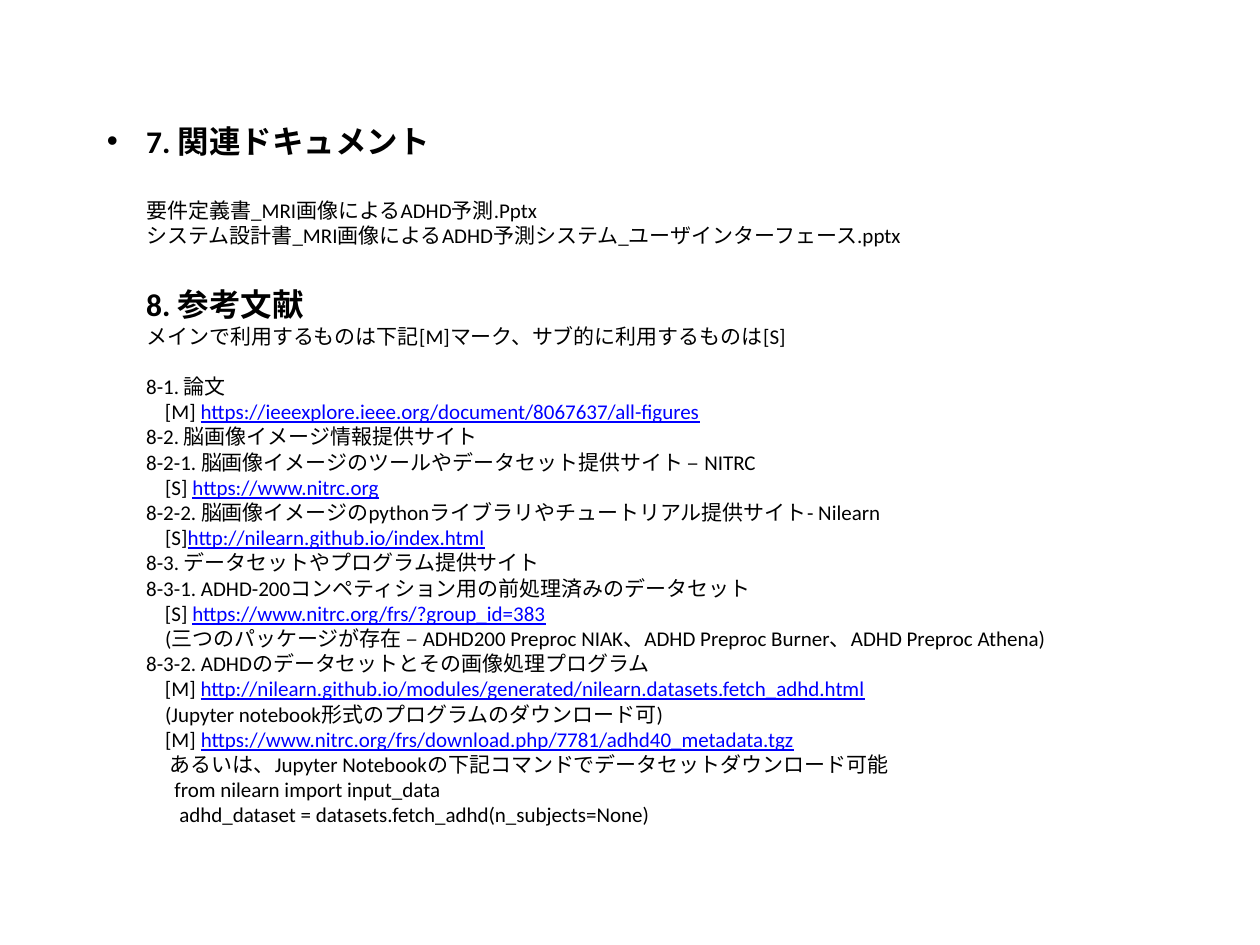
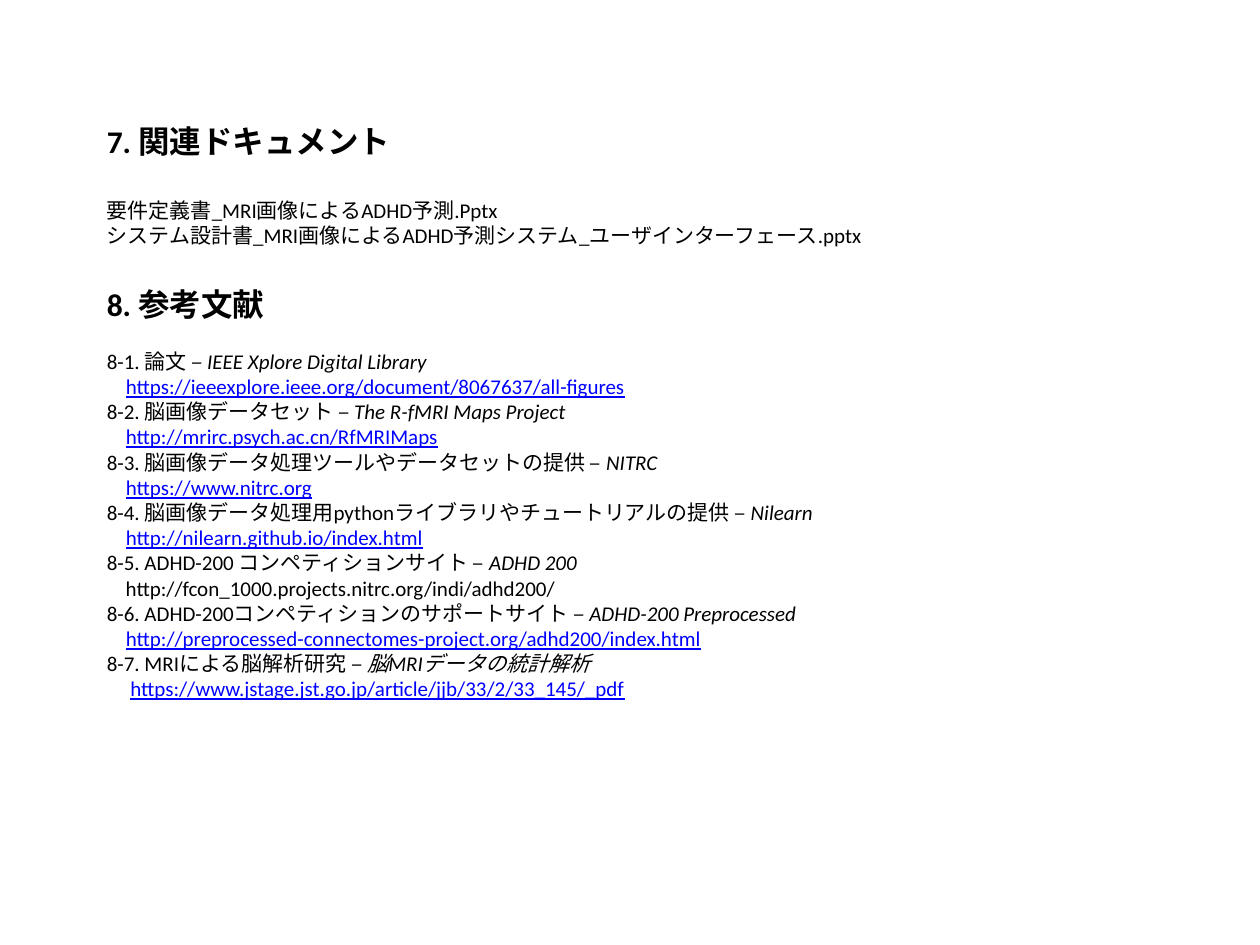
Before and after one commit to yasuyukiokubo/DiveIntoCode, a slide deck: slide 10 of presentation/システム設計書_MRI画像によるADHD予測システム_学習モデル.pptx. Drawn at 1260x945 pixels with LibreOffice and Linux fonts; fonts in the diff are those of the drawing. Boxes give left, top, right and bottom in pixels: in the first picture for what was removed or moved away, otherwise in the second. Text is boxed around its words. In the diff, an @@ line names an element or a change of style, - is before the commit and + after.

```diff
--- a/presentation/システム設計書_MRI画像によるADHD予測システム_学習モデル.pptx
+++ b/presentation/システム設計書_MRI画像によるADHD予測システム_学習モデル.pptx
@@ title at box(107, 126, 861, 700): text changed @@
-• 7. 関連ドキュメント
-  要件定義書_MRI画像によるADHD予測.Pptx
-  システム設計書_MRI画像によるADHD予測システム_ユーザインターフェース.pptx
-  8. 参考文献
-  メインで利用するものは下記[M]マーク、サブ的に利用するものは[S]
-  8-1. 論文
-  [M] https://ieeexplore.ieee.org/document/8067637/all-figures
-  8-2. 脳画像イメージ情報提供サイト
-  8-2-1. 脳画像イメージのツールやデータセット提供サイト – NITRC
-  [S] https://www.nitrc.org
-  8-2-2. 脳画像イメージのpythonライブラリやチュートリアル提供サイト- Nilearn
-  [S]http://nilearn.github.io/index.html
-  8-3. データセットやプログラム提供サイト
-  8-3-1. ADHD-200コンペティション用の前処理済みのデータセット
-  [S] https://www.nitrc.org/frs/?group_id=383
-  (三つのパッケージが存在 – ADHD200 Preproc NIAK、ADHD Preproc Burner、ADHD Preproc Athena)
-  8-3-2. ADHDのデータセットとその画像処理プログラム
-  [M] http://nilearn.github.io/modules/generated/nilearn.datasets.fetch_adhd.html
-  (Jupyter notebook形式のプログラムのダウンロード可)
-  [M] https://www.nitrc.org/frs/download.php/7781/adhd40_metadata.tgz
-  あるいは、Jupyter Notebookの下記コマンドでデータセットダウンロード可能
-  from nilearn import input_data
-  adhd_dataset = datasets.fetch_adhd(n_subjects=None)
+7. 関連ドキュメント
+要件定義書_MRI画像によるADHD予測.Pptx
+システム設計書_MRI画像によるADHD予測システム_ユーザインターフェース.pptx
+8. 参考文献
+8-1. 論文 – IEEE Xplore Digital Library
+https://ieeexplore.ieee.org/document/8067637/all-figures
+8-2. 脳画像データセット – The R-fMRI Maps Project
+http://mrirc.psych.ac.cn/RfMRIMaps
+8-3. 脳画像データ処理ツールやデータセットの提供 – NITRC
+https://www.nitrc.org
+8-4. 脳画像データ処理用pythonライブラリやチュートリアルの提供 – Nilearn
+http://nilearn.github.io/index.html
+8-5. ADHD-200 コンペティションサイト – ADHD 200
+http://fcon_1000.projects.nitrc.org/indi/adhd200/
+8-6. ADHD-200コンペティションのサポートサイト – ADHD-200 Preprocessed
+http://preprocessed-connectomes-project.org/adhd200/index.html
+8-7. MRIによる脳解析研究 – 脳MRIデータの統計解析
+https://www.jstage.jst.go.jp/article/jjb/33/2/33_145/_pdf
```
Also in this commit, not shown: 4 other slides changed, 1 slide removed, 1 other file.
